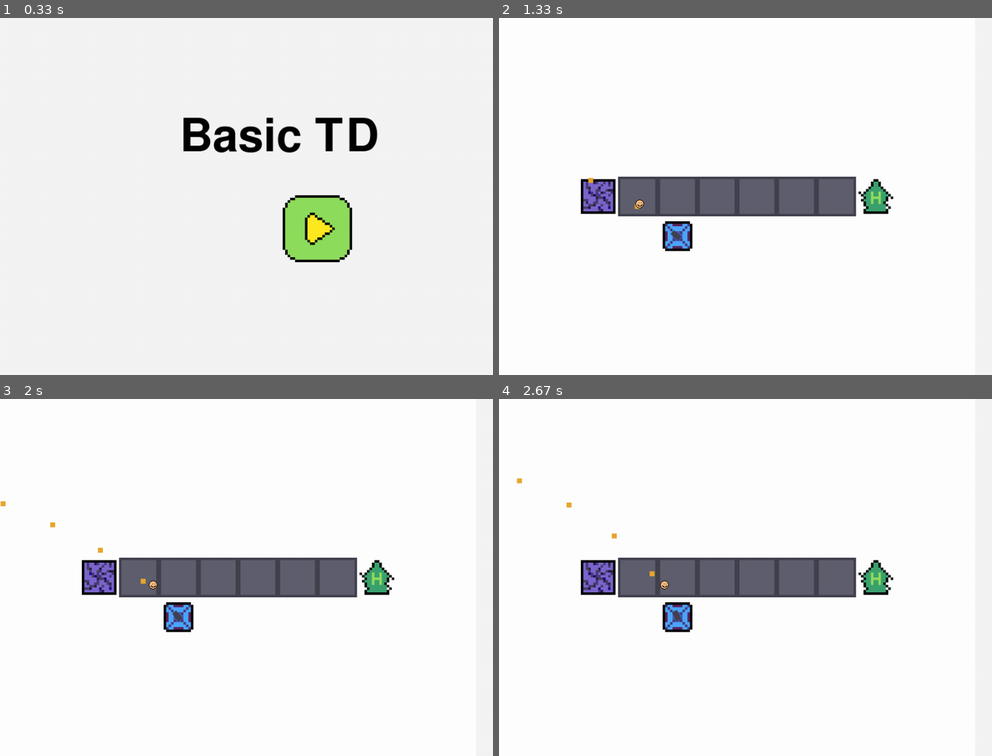
Above: before the commit, frames 1-4 (two rows, left to right).
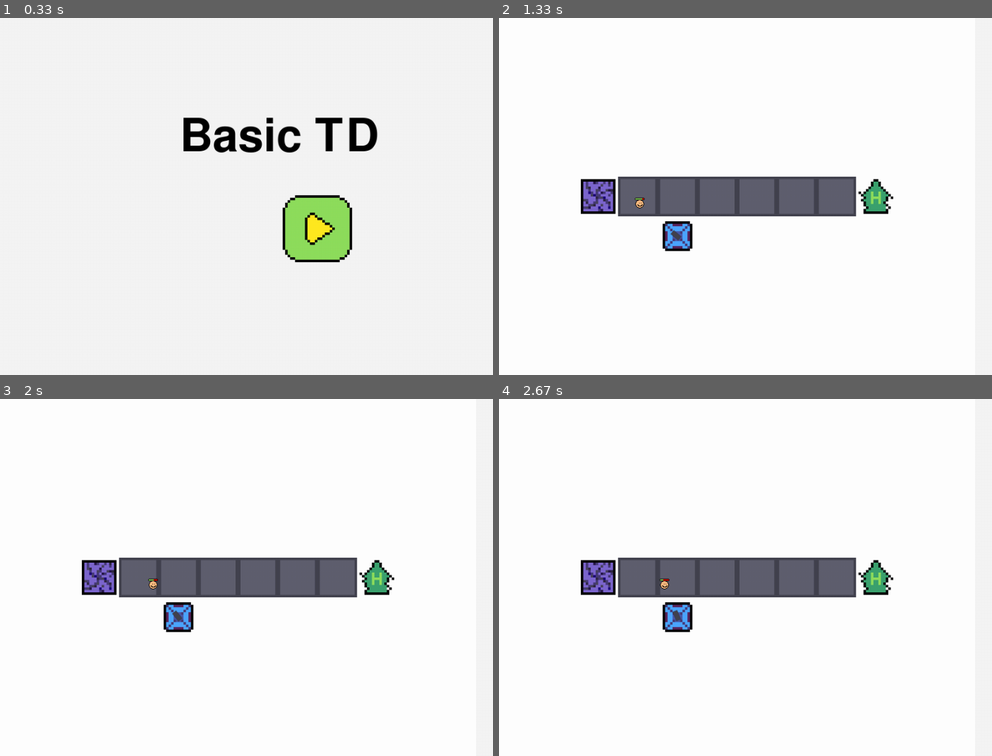
Above: after the commit, the same moments.

Repository: mtmattqq/PygameTD
Game: pygame game, started from main.py
Two runs of this game, one before a commit and one after it. Both use one fixed random seed, a clock stepped at 60 frames per second and the inputs below.
Inputs (mouse positions are in pixels of both pictures, inside the frame that each line leads up to):
- Up to frame 1 (0.33 s): no input
- Up to frame 2 (1.33 s): click (814, 196) at 0.38 s; press the mouse at (814, 196) at 0.7 s; move the mouse to (844, 239) at 0.8 s; release the mouse at (873, 285) at 0.93 s
- Up to frame 3 (2 s): no input
- Up to frame 4 (2.67 s): no input

Frame 1 is identical in both runs. In frame 2, less than 0.1% of the frame differs, in the area x 18-30%, y 44-54%; in frame 3, less than 0.1%; in frame 4, less than 0.1%, in the area x 3-35%, y 22-52%.

Commit message:
deal damage

Diff:
--- a/enemy.py
+++ b/enemy.py
@@ -5,7 +5,7 @@
 import math
 import enemy
 
-class enemy(pygame.sprite.Sprite) :
+class enemy :
     def __init__(
         self, pos = vec2D(0, 0),
         width = 0, height = 0,
@@ -13,7 +13,7 @@
         hit = 0, armor = 0,
         shield = 0, move_speed = 0
     ) :
-        pygame.sprite.Sprite.__init__(self)
+        # pygame.sprite.Sprite.__init__(self)
         self.pos = pos
         self.height = height
         self.width = width
@@ -23,6 +23,7 @@
         self.move_speed = move_speed
         self.velocity = vec2D(0, 0)
         self.progress = 0
+        self.alive = True
         self.images = []
         self.rect = pygame.Rect(0, 0, 0, 0)
         self.rect.width = width
@@ -57,14 +58,24 @@
             self.rect
         )
 
+    def check_state(self) :
+        if self.hit <= 0 :
+            self.alive = False
+
 class basic_enemy(enemy) :
     def __init__(
         self, pos = vec2D(0, 0),
-        width = TILE_SIZE/4, height = TILE_SIZE/4,
-        pictures = ['basic_enemy16.png'],
         hit = 0, armor = 0,
-        shield = 0, move_speed = 0
+        shield = 0, move_speed = 0,
     ) :
+        size = TILE_SIZE/4
+        width = TILE_SIZE/4
+        height = TILE_SIZE/4
+        pictures = [
+            'basic_enemy16.png',
+            'hit_bar_red.png',
+            'hit_bar_green.png'
+        ]
 
         super().__init__(
             pos, width, height,
@@ -72,5 +83,26 @@
             hit, armor,
             shield, move_speed
         )
+
+        self.size = size
     def display(self, screen):
         super().display(screen)
+        # if self.hit == self.max_hit :
+        #     return
+        hit_bar_rect = self.rect.copy()
+        hit_bar_rect.centery -= self.size/2
+        screen.blit(
+            self.images[1],
+            hit_bar_rect
+        )
+
+        self.hit = max(self.hit, 0)
+        self.images[2] = pygame.transform.scale(
+            self.images[2],
+            (self.size * (self.hit / self.max_hit), self.size)
+        )
+
+        screen.blit(
+            self.images[2],
+            hit_bar_rect
+        )
--- a/main.py
+++ b/main.py
@@ -26,6 +26,7 @@
 # variables
 FPS=60
 relative_pos = vec2D(0, 0)
+MOVEMENT = [[1, 0, -1, 0], [0, 1, 0, -1]]
 
 def show_text(text = '', x = 0, y = 0, color = (0, 0, 0), size = 0) :
     font=pygame.font.SysFont('unifont', size)
@@ -33,6 +34,38 @@
     textRect=text.get_rect()
     textRect.topleft=(x+relative_pos.x-10, y+relative_pos.y-20)
     screen.blit(text, textRect)
+
+def find_path(map = [[]]) :
+    m = len(map)
+    n = len(map[0])
+    enemy_source = []
+    main_tower = []
+    for i in range(m) :
+        for j in range(n) :
+            if map[i][j] == 1 :
+                main_tower = [i, j]
+            elif map[i][j] == 2 :
+                enemy_source = [i, j]
+    isv = []
+    for i in range(m) :
+        line = []
+        for j in range(n) :
+            line.append(False)
+        isv.append(line)
+
+    path = []
+    pos_now = enemy_source
+    while pos_now != main_tower :
+        path.append(pos_now)
+        for d in MOVEMENT :
+            next_stap = [enemy_source[0] + d[0], enemy_source[1] + d[1]]
+            if(
+                map[next_stap[0]][next_stap[1]] == 3 and
+                not isv[next_stap[0]][next_stap[1]]
+            ) :
+                pos_now = next_stap
+                break
+    return path
 
 def level() :
     tile_set = tile.tileset([
@@ -47,16 +80,17 @@
     level_info = json.loads(level_info)
     level_info_file.close()
 
-    print(level_info['map_size'])
+    # print(level_info['map_size'])
 
     level_map = tile.tilemap(tile_set, level_info['map_size'])
     level_map.set_zero()
     level_map.load(level_info['map'])
     level_map.render()
+    # level_path = find_path(level_info['map'])
 
     # testing
     t1 = tower.basic_tower(vec2D(4, 5))
-    e1 = enemy.basic_enemy(vec2D(200, 300))
+    e1 = enemy.basic_enemy(vec2D(200, 300), 100)
 
     time_previous = 0
     in_game = True
@@ -88,7 +122,8 @@
         screen.fill((245, 245, 245))
         screen.blit(level_map.image, level_map.rect)
         t1.display(screen)
-        e1.display(screen)
+        if e1.alive :
+            e1.display(screen)
         # rect = tile_set.tiles[1].get_rect()
         # rect.topleft = (100, 100)
         # screen.blit(tile_set.tiles[1], rect)
--- a/tile.py
+++ b/tile.py
@@ -59,8 +59,8 @@
 
     def set_zero(self):
         self.map = np.zeros(self.size, dtype=int)
-        print(self.map)
-        print(self.map.shape)
+        # print(self.map)
+        # print(self.map.shape)
         self.render()
 
     def set_random(self):
--- a/tower.py
+++ b/tower.py
@@ -71,7 +71,7 @@
 
 class basic_tower(tower) :
     class bullet :
-        def __init__(self, pos = vec2D(0, 0), velocity = vec2D(0, 0), images = []) :
+        def __init__(self, pos = vec2D(0, 0), velocity = vec2D(0, 0), damage = 0, images = []) :
             self.pierce = 1
             self.pos = pos
             self.velocity = velocity
@@ -82,6 +82,7 @@
             self.rect.center = self.pos.get_tuple()
             self.state = 0
             self.size = TILE_SIZE/8
+            self.damage = damage
         def move(self, delta_time) :
             self.pos += self.velocity * (delta_time/1000.0)
         def display(self, screen) :
@@ -90,10 +91,19 @@
                 self.images[self.state],
                 self.rect
             )
+
+        def deal_damage(self, enemy) :
+            self.pierce -= 1
+            # damage dealing formula hasn't finished
+            enemy.hit -= self.damage
+            enemy.check_state()
         def detect(self, enemys = []) :
             for enemy in enemys :
+                if self.pierce <= 0 :
+                    break
                 if dis(enemy.pos, self.pos) < self.size :
-                    a=0
+                    self.deal_damage(enemy)
+
 
     def __init__(
         self, pos = vec2D(0, 0)
@@ -151,9 +161,9 @@
     def shoot_first(self, enemys = []) :
         if not self.aim_first(enemys) :
             return False
-        bullet = self.bullet(self.location.copy(), vec2D(0, 0), [self.images[2]])
+        bullet = self.bullet(self.location.copy(), vec2D(0, 0), 10, [self.images[2]])
         bullet.velocity.set_angle(self.angle, self.bullet_speed)
-        print(bullet.velocity.get_tuple())
+        # print(bullet.velocity.get_tuple())
         self.bullets.append(bullet)
         return True
 
@@ -173,3 +183,6 @@
         for bullet in self.bullets :
             bullet.move(delta_time)
             bullet.detect(enemys)
+        for bullet in self.bullets :
+            if bullet.pierce <= 0 :
+                self.bullets.remove(bullet)
Binary file added: AppData/hit_bar_green.png
